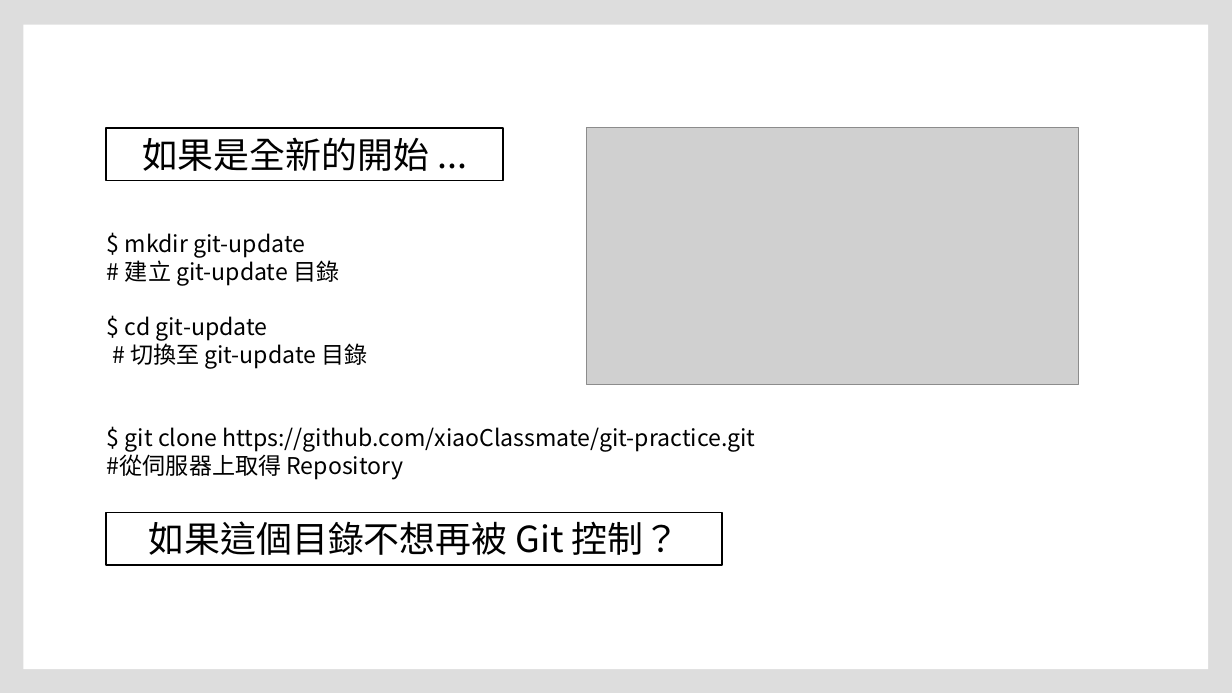
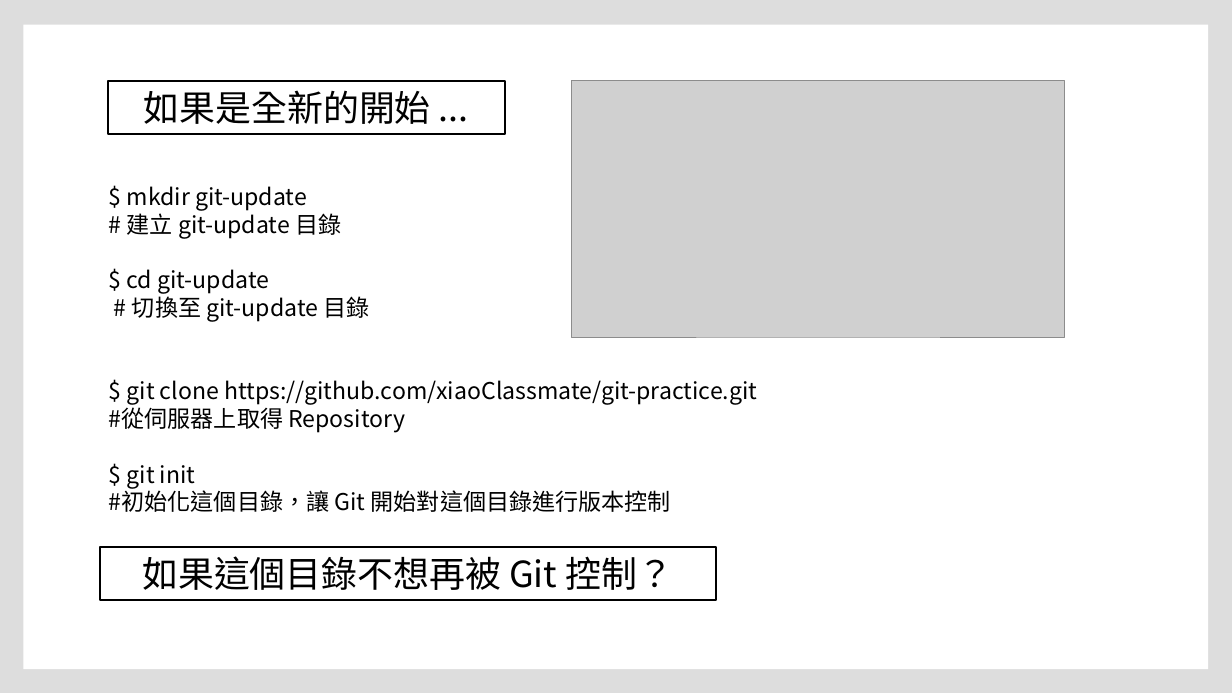
Before and after one commit to xiaoClassmate/git-practice, a slide deck: slide 6 of Git_tutorial.pptx. Drawn at 1232x693 pixels with LibreOffice and Linux fonts; fonts in the diff are those of the drawing; grey boxes stand for pictures. Boxes give left, top, right and bottom in pixels: in the first picture for what was removed or moved away, otherwise in the second. Text is boxed around its words. In the diff, an @@ line names an element or a change of style, - is before the commit and + after.

Commit message:
ppt update

```diff
--- a/Git_tutorial.pptx
+++ b/Git_tutorial.pptx
@@ rectangle "如果是全新的開始 ...": place and size @@
-rectangle "如果是全新的開始 ..." at [106, 128, 504, 180]
+rectangle "如果是全新的開始 ..." at [108, 81, 506, 134]
@@ picture: place and size @@
-picture at [586, 128, 1079, 384]
+picture at [572, 80, 1065, 337]
@@ text "$ mkdir git-update": place and size @@
-text "$ mkdir git-update" at [107, 233, 755, 480]
+text "$ mkdir git-update" at [109, 186, 757, 512]
@@ text at [109, 465, 671, 512]: paragraphs added @@
+$ git init
+#初始化這個目錄，讓 Git 開始對這個目錄進行版本控制
@@ rectangle "如果這個目錄不想再被 Git 控制？": place and size @@
-rectangle "如果這個目錄不想再被 Git 控制？" at [106, 513, 723, 566]
+rectangle "如果這個目錄不想再被 Git 控制？" at [100, 547, 716, 600]
```
Also in this commit, not shown: 1 other slide changed.
